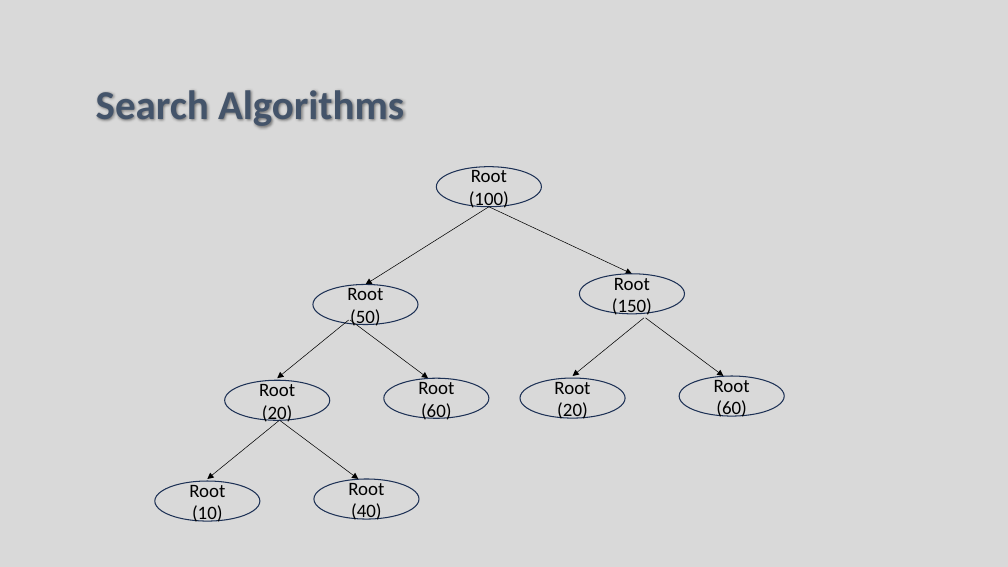
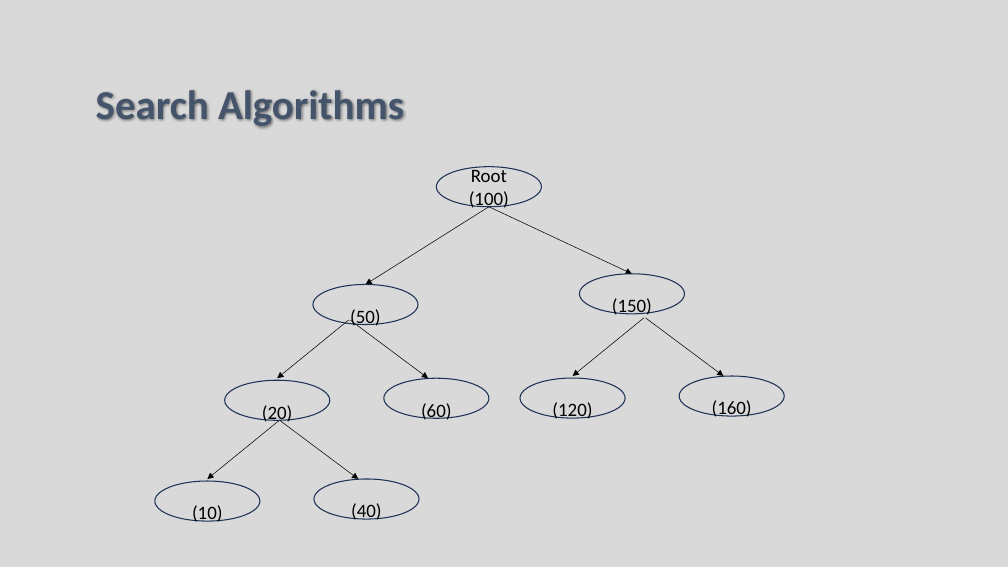
Before and after one commit to exaslate-courses/oracle-sql-plsql-b3, a slide deck: slide 2 of 7-primary-foreign-keys/7-primary-foreign-keys.pptx. Drawn at 1008x567 pixels with LibreOffice and Linux fonts; fonts in the diff are those of the drawing. Boxes give left, top, right and bottom in pixels: in the first picture for what was removed or moved away, otherwise in the second. Text is boxed around its words. In the diff, an @@ line names an element or a change of style, - is before the commit and + after.

```diff
--- a/7-primary-foreign-keys/7-primary-foreign-keys.pptx
+++ b/7-primary-foreign-keys/7-primary-foreign-keys.pptx
@@ text in ellipse at bbox=[347, 285, 383, 300]: paragraph removed @@
-Root
@@ text in ellipse at bbox=[614, 274, 650, 290]: paragraph removed @@
-Root
@@ text in ellipse at bbox=[259, 380, 295, 396]: paragraph removed @@
-Root
@@ text in ellipse at bbox=[418, 378, 454, 394]: paragraph removed @@
-Root
@@ text in ellipse at bbox=[552, 402, 592, 419]: text changed @@
-Root
-(20)
+(120)
@@ text in ellipse at bbox=[712, 400, 752, 417]: text changed @@
-Root
-(60)
+(160)
@@ text in ellipse at bbox=[348, 479, 384, 495]: paragraph removed @@
-Root
@@ text in ellipse at bbox=[189, 481, 225, 497]: paragraph removed @@
-Root
```
Also in this commit, not shown: 2 other files.
